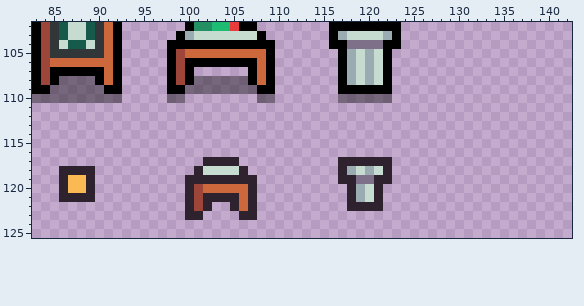
One commit to this pixel-art file: Projects/TastyRoad/Assets/Sprites/stations.aseprite. The picture above was drawn from the file before the commit.
144x128 pixels, 1 frame. Shown: x 83..142, y 102..125.
After:
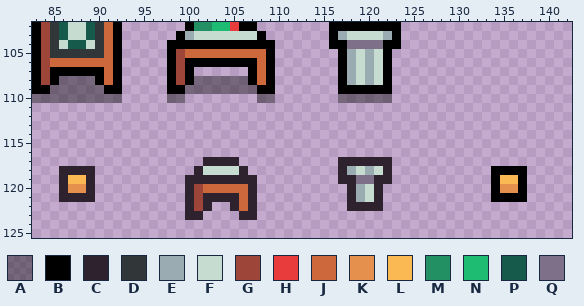
Palette (. is transparent): A #00000064  B #000000  C #2e222f  D #313638  E #9babb2  F #c7dcd0  G #9e4539  H #e83b3b  J #cd683d  K #e6904e  L #fbb954  M #239063  N #1ebc73  P #165a4c  Q #7f708a
Changes in this commit:
--- layer "Layer 1"
@@ x 83..142 @@
 117 ...................CCCC...........CCCCCC....................
-118 ...CCCC...........CFFFFC..........CEFEFC....................
-119 ...CLLC..........CCCCCCCC.........CCQQCC....................
-120 ...CLLC..........CGJJJJJC..........CEFC.....................
-121 ...CCCC..........CGCCCCJC..........CEFC.....................
+118 ...CCCC...........CFFFFC..........CEFEFC...........BBBB.....
+119 ...CLLC..........CCCCCCCC.........CCQQCC...........BLLB.....
+120 ...CKKC..........CGJJJJJC..........CEFC............BKKB.....
+121 ...CCCC..........CGCCCCJC..........CEFC............BBBB.....
 122 .................CGC..CJC..........CCCC.....................
Pixel boxes of the changes (left, top, right, bottom) in both pictures:
added: (491, 166, 527, 202)
changed: (68, 184, 86, 193)
